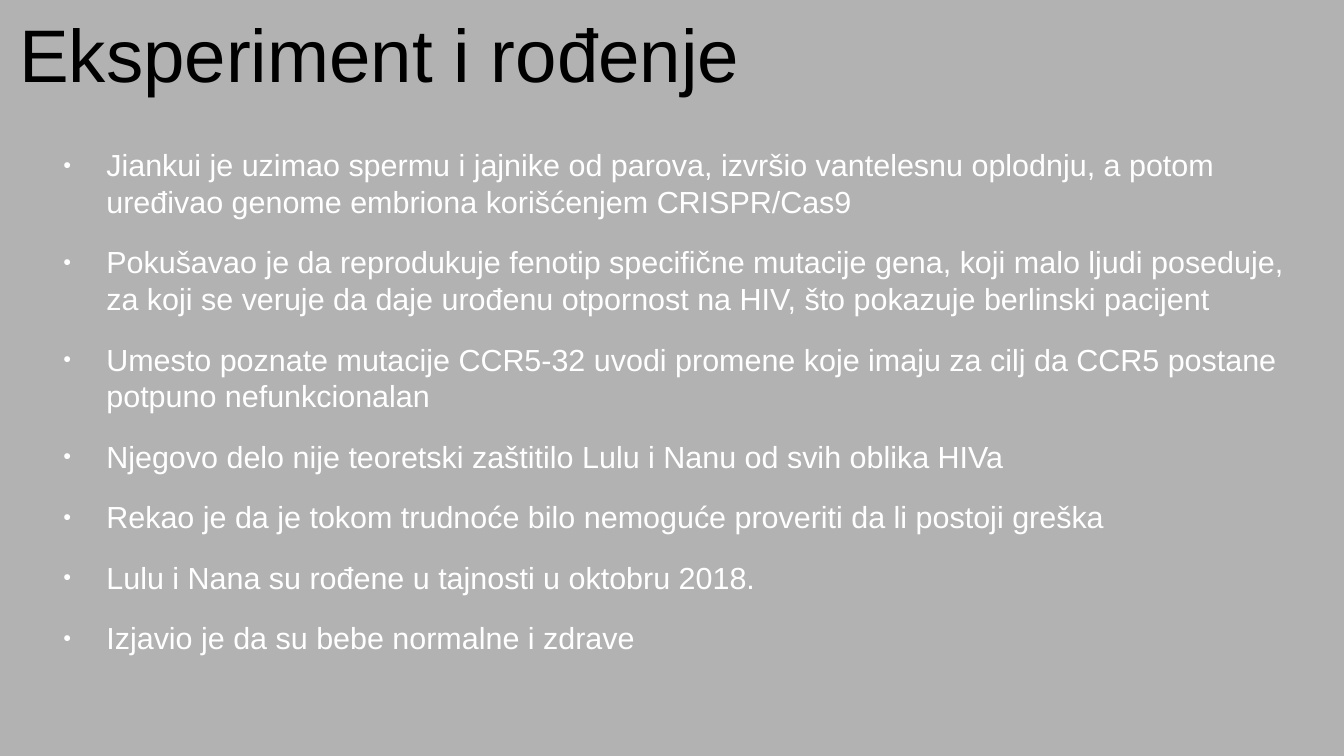
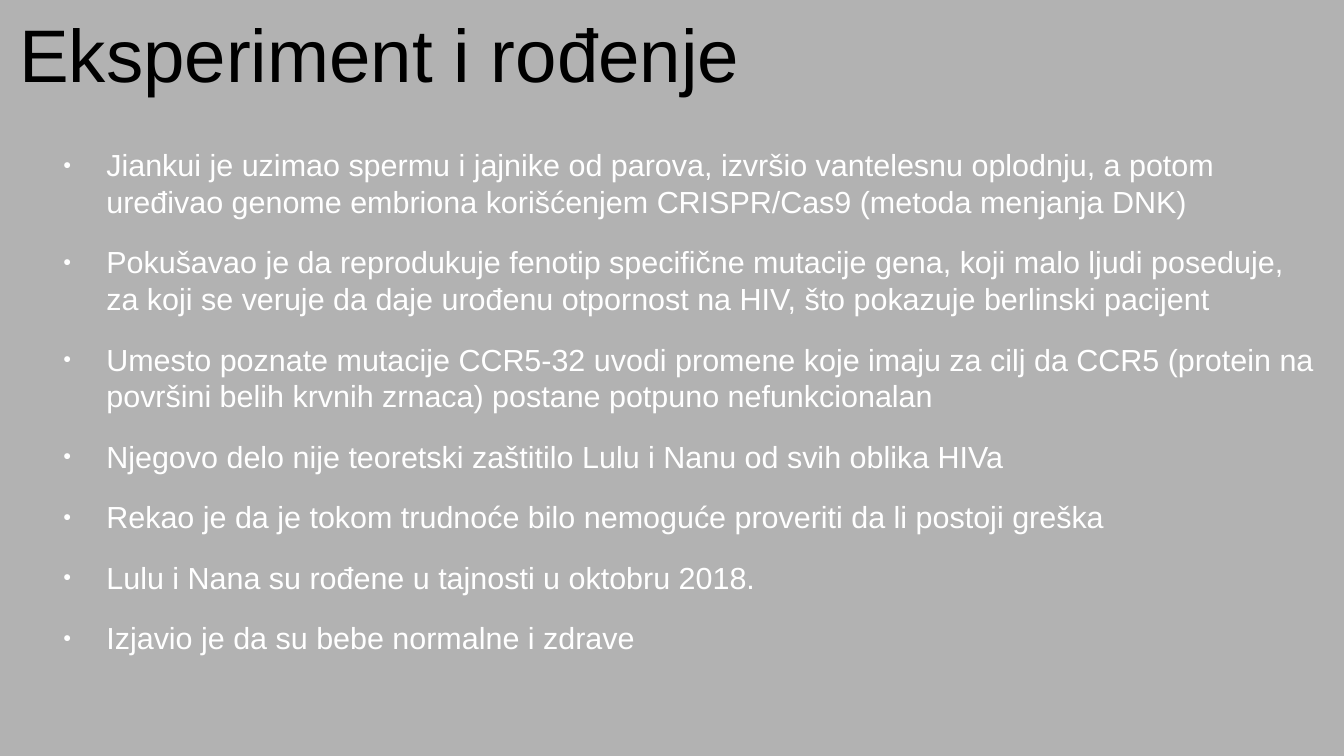
Before and after one commit to NikolaBelak/He-Jiankui-afera, a slide deck: slide 4 of He Jiankui afera.odp. Drawn at 1344x756 pixels with LibreOffice and Linux fonts; fonts in the diff are those of the drawing. Boxes give left, top, right and bottom in pixels: in the first picture for what was removed or moved away, otherwise in the second. Text is boxed around its words. In the diff, an @@ line names an element or a change of style, - is before the commit and + after.

```diff
--- a/He Jiankui afera.odp
+++ b/He Jiankui afera.odp
@@ text at [106,154,1214,219]: text changed @@
-● Jiankui je uzimao spermu i jajnike od parova, izvršio vantelesnu oplodnju, a potom uređivao genome embriona korišćenjem CRISPR/Cas9
+● Jiankui je uzimao spermu i jajnike od parova, izvršio vantelesnu oplodnju, a potom uređivao genome embriona korišćenjem CRISPR/Cas9 (metoda menjanja DNK)
@@ text at [106,349,1314,413]: text changed @@
-● Umesto poznate mutacije CCR5-32 uvodi promene koje imaju za cilj da CCR5 postane potpuno nefunkcionalan
+● Umesto poznate mutacije CCR5-32 uvodi promene koje imaju za cilj da CCR5 (protein na površini belih krvnih zrnaca) postane potpuno nefunkcionalan
```
Also in this commit, not shown: 8 other slides changed, 3 slides added, 1 other file.
